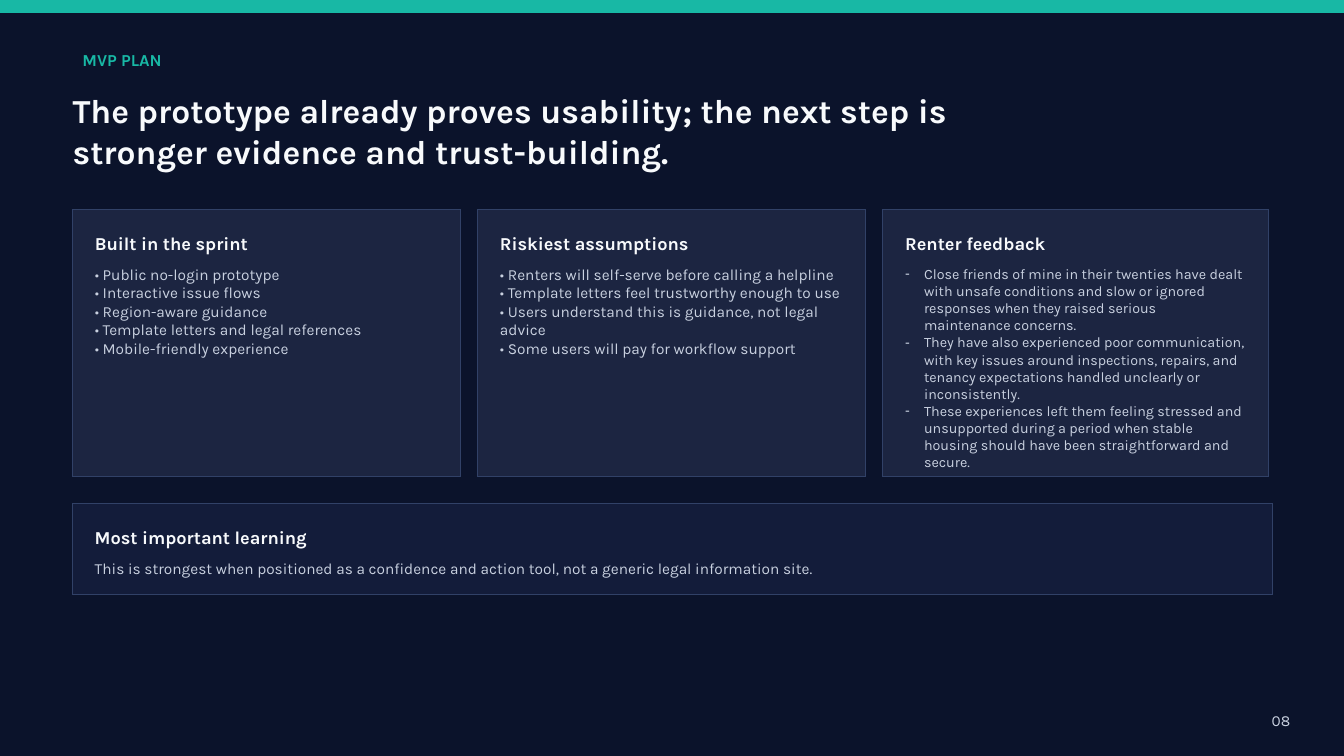
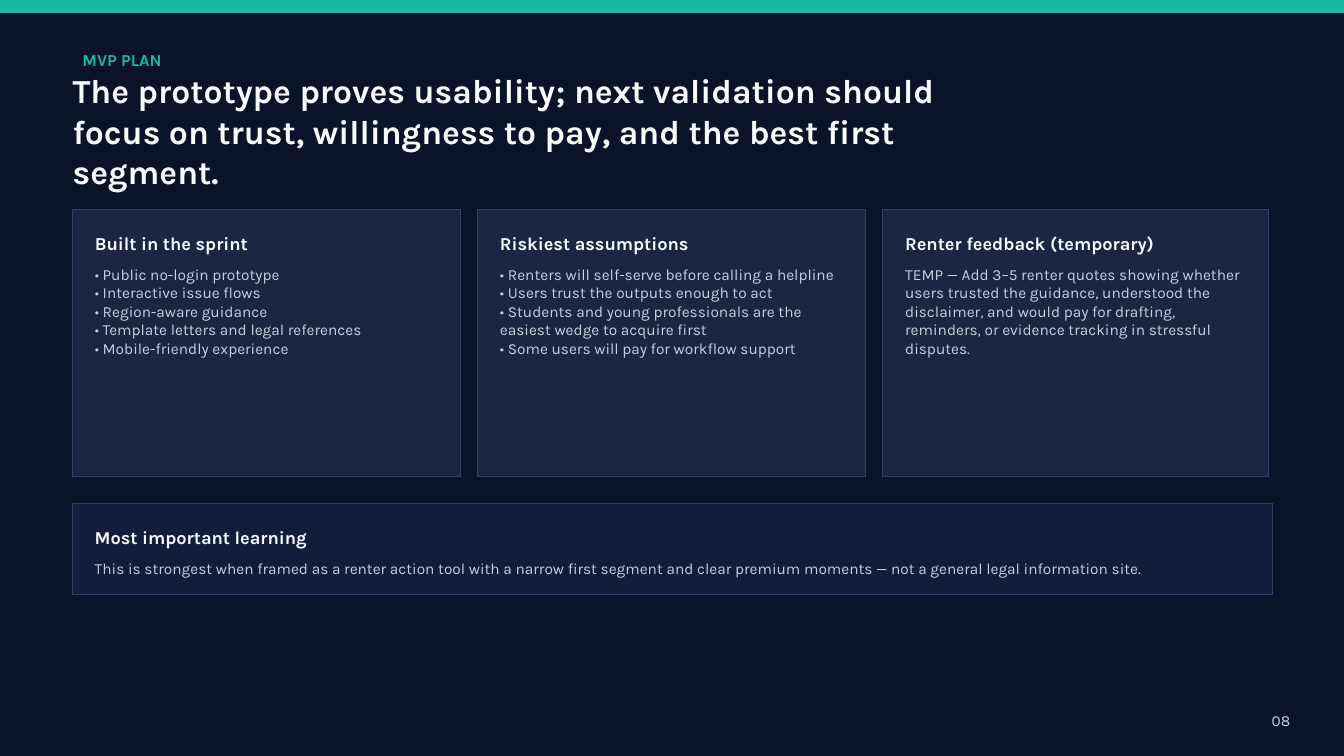
Before and after one commit to gorgectf/RenterShield, a slide deck: slide 8 of public/RenterShield_PitchDeck_Revised.pptx. Drawn at 1344x756 pixels with LibreOffice and Linux fonts; fonts in the diff are those of the drawing. Boxes give left, top, right and bottom in pixels: in the first picture for what was removed or moved away, otherwise in the second. Text is boxed around its words. In the diff, an @@ line names an element or a change of style, - is before the commit and + after.

```diff
--- a/public/RenterShield_PitchDeck_Revised.pptx
+++ b/public/RenterShield_PitchDeck_Revised.pptx
@@ text at [73, 79, 934, 193]: text changed @@
-The prototype already proves usability; the next step is stronger evidence and trust-building.
+The prototype proves usability; next validation should focus on trust, willingness to pay, and the best first segment.
@@ text at [905, 236, 1154, 255]: text changed @@
-Renter feedback
+Renter feedback (temporary)
@@ text at [905, 269, 1240, 358]: text changed; size 10.2 to 11 pt @@
-– Close friends of mine in their twenties have dealt with unsafe conditions and slow or ignored responses when they raised serious maintenance concerns.
-– They have also experienced poor communication, with key issues around inspections, repairs, and tenancy expectations handled unclearly or inconsistently.
-– These experiences left them feeling stressed and unsupported during a period when stable housing should have been straightforward and secure.
+TEMP — Add 3–5 renter quotes showing whether users trusted the guidance, understood the disclaimer, and would pay for drafting, reminders, or evidence tracking in stressful disputes.
@@ text at [500, 287, 801, 339]: text changed @@
-• Template letters feel trustworthy enough to use
-• Users understand this is guidance, not legal advice
+• Users trust the outputs enough to act
+• Students and young professionals are the easiest wedge to acquire first
@@ text at [95, 563, 1141, 578]: text changed @@
-This is strongest when positioned as a confidence and action tool, not a generic legal information site.
+This is strongest when framed as a renter action tool with a narrow first segment and clear premium moments — not a general legal information site.
```
Also in this commit, not shown: 5 other slides changed.
